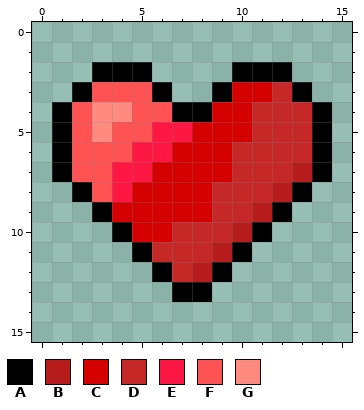
File history of a pixel-art sprite, Assets/Assety/Vlastni grafika/srdce.png. That is the earlier state.
The file is 16x16 pixels.
Palette (. is transparent): A #000000  B #b71c1c  C #d50000  D #c62828  E #ff1744  F #ff5252  G #ff8a80
After:
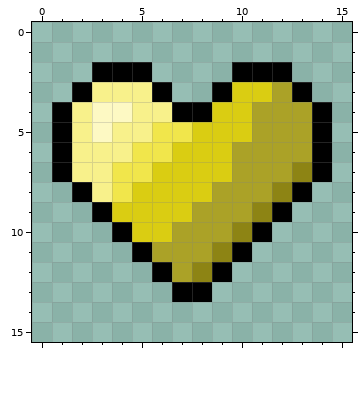
Difference:
@@ palette @@
-B #b71c1c
+B #8d8414
-C #d50000
+C #dacd12
-D #c62828
+D #aba227
-E #ff1744
+E #f1e64b
-F #ff5252
+F #f8f18b
-G #ff8a80
+G #fdf9c3
@@ x 6..10 @@
  8 CCCDD
- 9 CCCDD
+ 9 CCDDD
 10 CDDDB
